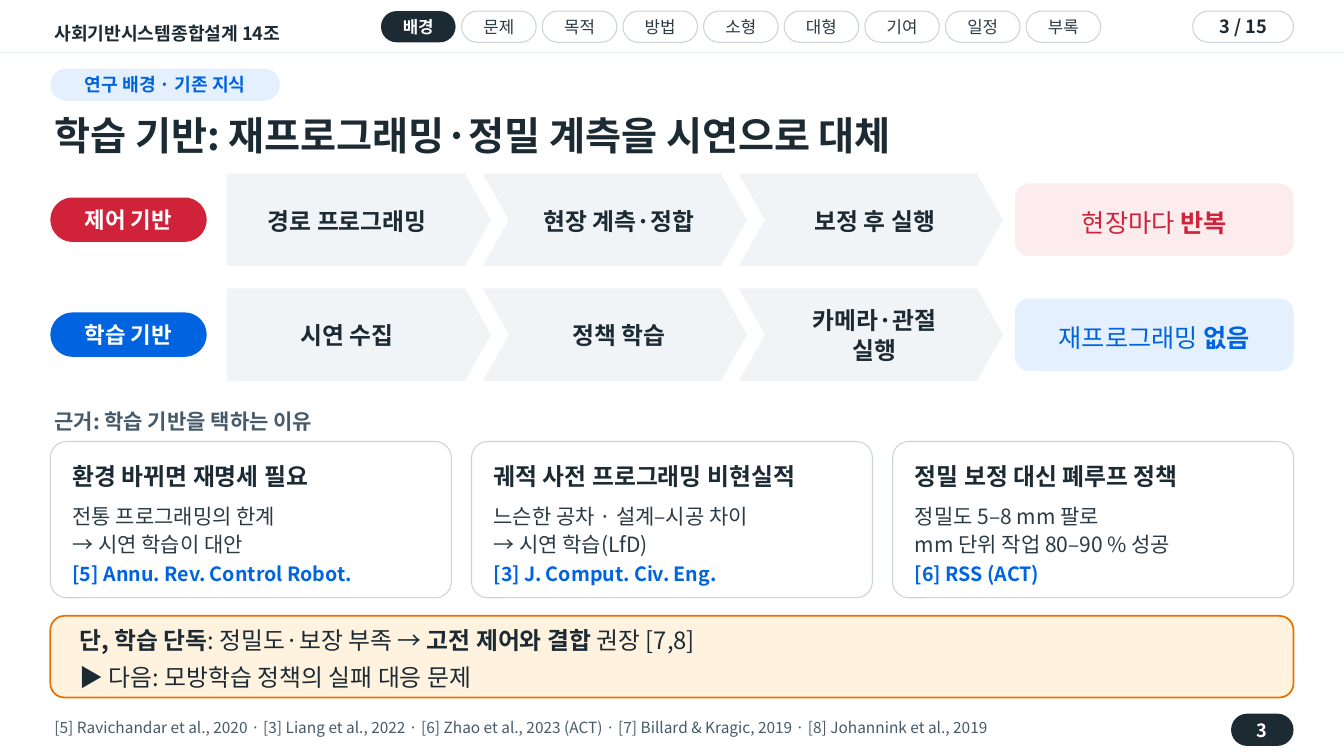
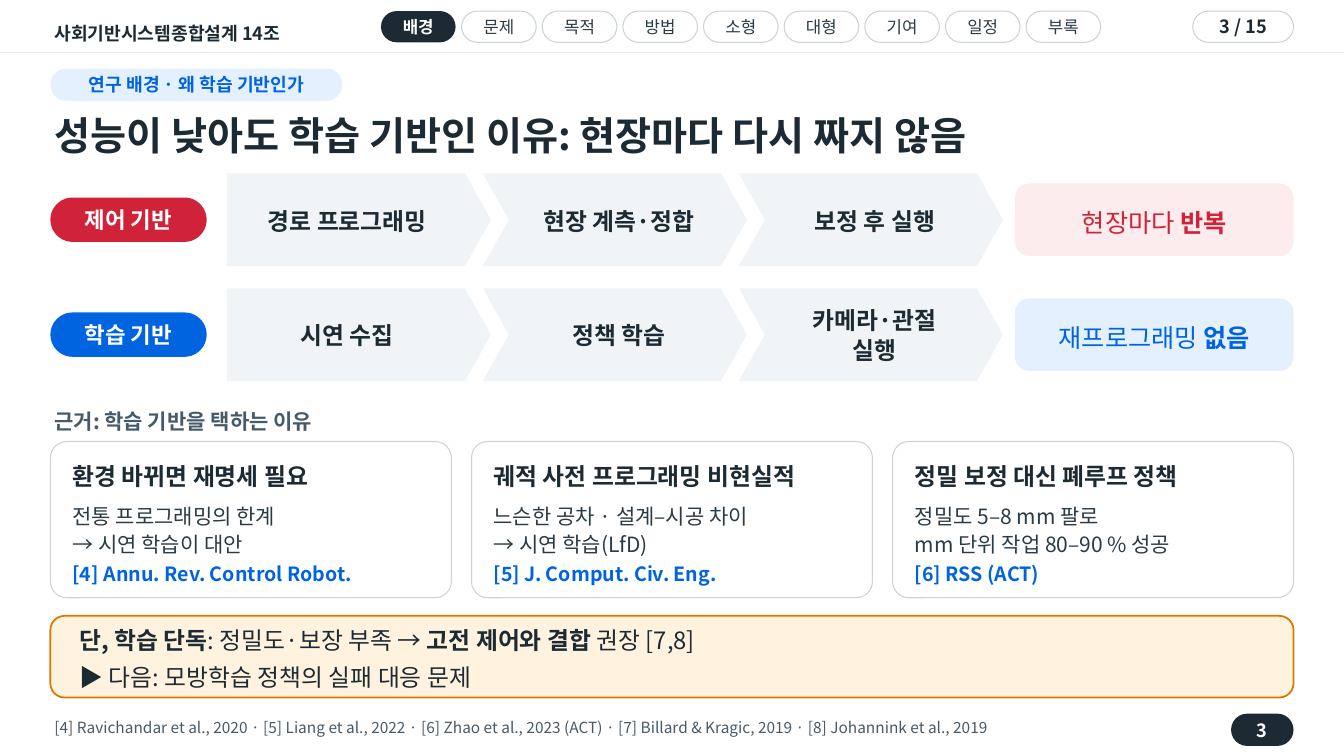
Before and after one commit to wonyoungjacob/masonry-IL-capstone, a slide deck: slide 3 of 01_사기설/진행보고/14조_진행회의_20261019.pptx. Drawn at 1344x756 pixels with LibreOffice and Linux fonts; fonts in the diff are those of the drawing. Boxes give left, top, right and bottom in pixels: in the first picture for what was removed or moved away, otherwise in the second. Text is boxed around its words. In the diff, an @@ line names an element or a change of style, - is before the commit and + after.

```diff
--- a/01_사기설/진행보고/14조_진행회의_20261019.pptx
+++ b/01_사기설/진행보고/14조_진행회의_20261019.pptx
@@ rounded rectangle "연구 배경 · 왜 학습 ..." resized from (x1=50, y1=69, x2=280, y2=101) to (x1=50, y1=69, x2=343, y2=101) @@
@@ text in rounded rectangle at (x1=89, y1=75, x2=304, y2=93): text changed @@
-연구 배경 · 기존 지식
+연구 배경 · 왜 학습 기반인가
@@ text at (x1=54, y1=117, x2=966, y2=154): text changed @@
-학습 기반: 재프로그래밍·정밀 계측을 시연으로 대체
+성능이 낮아도 학습 기반인 이유: 현장마다 다시 짜지 않음
@@ text at (x1=73, y1=565, x2=351, y2=585): text changed @@
-[5] Annu. Rev. Control Robot.
+[4] Annu. Rev. Control Robot.
@@ text at (x1=494, y1=565, x2=717, y2=586): text changed @@
-[3] J. Comput. Civ. Eng.
+[5] J. Comput. Civ. Eng.
@@ text at (x1=54, y1=720, x2=987, y2=737): text changed @@
-[5] Ravichandar et al., 2020 · [3] Liang et al., 2022 · [6] Zhao et al., 2023 (ACT) · [7] Billard & Kragic, 2019 · [8] Johannink et al., 2019
+[4] Ravichandar et al., 2020 · [5] Liang et al., 2022 · [6] Zhao et al., 2023 (ACT) · [7] Billard & Kragic, 2019 · [8] Johannink et al., 2019
```
Also in this commit, not shown: 5 other slides changed, 1 slide added, 1 slide removed, 3 other files.
